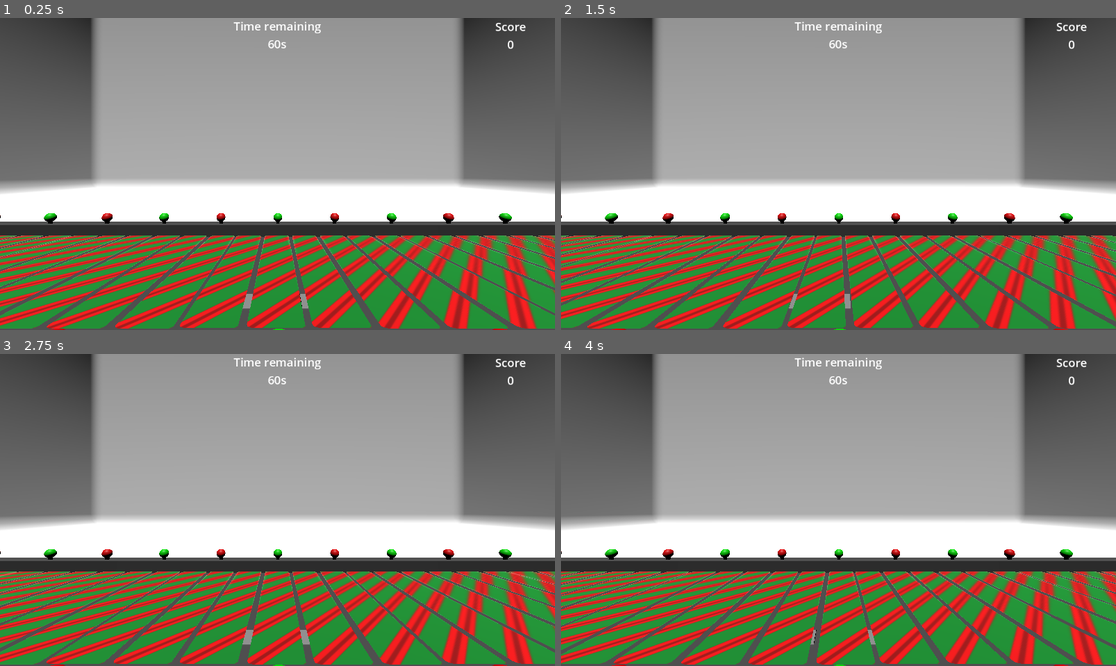
Above: before the commit, frames 1-4 (two rows, left to right).
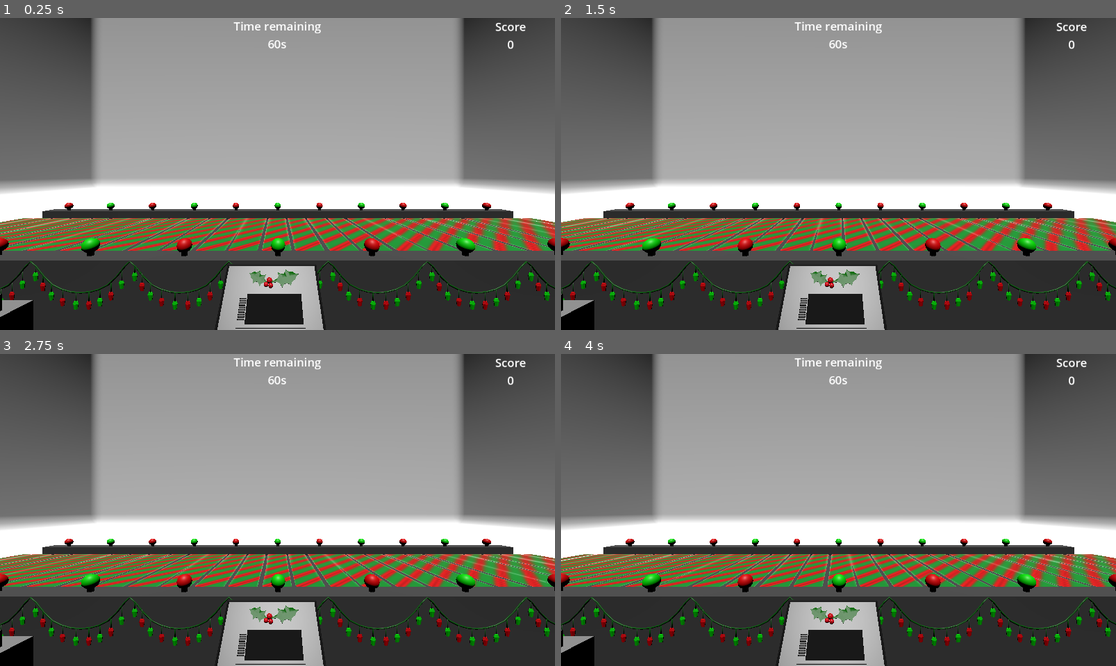
Above: after the commit, the same moments.

Repository: UnhingeDoor/Winter-Jam
Game: Godot game, scene res://Scenes/Main.tscn
The game is run twice, just before and just after one commit, with the same random seed, the same clock (stepped at 60 frames per second) and the same inputs.
Inputs (mouse positions are in pixels of both pictures, inside the frame that each line leads up to):
- Up to frame 1 (0.25 s): no input
- Up to frame 2 (1.5 s): tap Enter at 0.5, 1.35 s; move the mouse to (960, 158) at 0.52 s; hold Enter 0.53-1.28 s; click (960, 158) at 0.67 s; tap Space at 0.77 s; move the mouse to (727, 189) at 1.27 s; click (727, 189) at 1.42 s
- Up to frame 3 (2.75 s): tap Space at 1.52 s; move the mouse to (333, 441) at 2.02 s; hold Enter from 2.03 s (still down); click (333, 441) at 2.17 s
- Up to frame 4 (4 s): tap Space at 2.75, 3.02, 3.77 s; move the mouse to (810, 572) at 2.77 s; release Enter at 2.78 s; tap Enter at 2.85 s; click (810, 572) at 2.92 s; move the mouse to (1005, 556) at 3.52 s; hold Enter from 3.53 s (still down); click (1005, 556) at 3.67 s

The runs differ from the first frame. In frame 1, 37% of the frame differs, in the area x 0-100%, y 59-100%; in frame 2, 37%; in frame 3, 37%; in frame 4, 37%.

Commit message:
Added Button Panel

Diff:
--- a/Scenes/Main.tscn
+++ b/Scenes/Main.tscn
@@ -1,12 +1,13 @@
-[gd_scene load_steps=9 format=3 uid="uid://rrl6e6temvop"]
+[gd_scene load_steps=10 format=3 uid="uid://rrl6e6temvop"]
 
-[ext_resource type="PackedScene" uid="uid://cuxdvqwiaaatv" path="res://Scenes/present.tscn" id="1_mb113"]
-[ext_resource type="PackedScene" uid="uid://1x65lccosvku" path="res://Scenes/player.tscn" id="2_uywyi"]
+[ext_resource type="PackedScene" uid="uid://cuxdvqwiaaatv" path="res://Scenes/Present.tscn" id="1_mb113"]
+[ext_resource type="PackedScene" uid="uid://1x65lccosvku" path="res://Scenes/Player.tscn" id="2_uywyi"]
 [ext_resource type="Script" path="res://Scripts/player_camera.gd" id="3_y4i8p"]
 [ext_resource type="PackedScene" uid="uid://s4oqqr201p7v" path="res://Scenes/user_interface.tscn" id="4_nljwa"]
 [ext_resource type="PackedScene" uid="uid://cu0vb5uk0orc6" path="res://Scenes/conveyor_belt.tscn" id="5_dcnt0"]
 [ext_resource type="PackedScene" uid="uid://cxcjkap0q7536" path="res://Models/SM_Room.glb" id="6_qd2yy"]
-[ext_resource type="PackedScene" uid="uid://bp765iise2bqc" path="res://Scenes/control_panel.tscn" id="7_k4e4r"]
+[ext_resource type="PackedScene" path="res://Scenes/control_panel.tscn" id="7_k4e4r"]
+[ext_resource type="PackedScene" uid="uid://cnagdoi6p82mc" path="res://Models/Buttons table.glb" id="8_51u61"]
 
 [sub_resource type="GDScript" id="GDScript_ud5np"]
 script/source = "extends Node
@@ -75,7 +76,7 @@
 autostart = true
 
 [node name="Conveyor belt" parent="." instance=ExtResource("5_dcnt0")]
-transform = Transform3D(-1, 0, -8.74228e-08, 0, 1, 0, 8.74228e-08, 0, -1, 0, 0, 0)
+transform = Transform3D(-1, 0, -8.74228e-08, 0, 1, 0, 8.74228e-08, 0, -1, 0, 0, -1.32356)
 
 [node name="SM_Room2" parent="." instance=ExtResource("6_qd2yy")]
 transform = Transform3D(-1, 0, -8.74228e-08, 0, 1, 0, 8.74228e-08, 0, -1, 0, 0, 0)
@@ -84,7 +85,10 @@
 transform = Transform3D(1, 0, 0, 0, 0.302486, 0.953154, 0, -0.953154, 0.302486, 0, 0, 0)
 
 [node name="ControlPanel" parent="." instance=ExtResource("7_k4e4r")]
-transform = Transform3D(1, 0, 0, 0, 1, 0, 0, 0, 1, 0, 0.400327, 1.35347)
+transform = Transform3D(1, 0, 0, 0, 1, 0, 0, 0, 1, -2.87862, 0.400327, 1.35347)
+
+[node name="Buttons table" parent="." instance=ExtResource("8_51u61")]
+transform = Transform3D(1, 0, 0, 0, 1, 0, 0, 0, 1, -0.0521483, 0, 1.83136)
 
 [connection signal="present_despawned" from="." to="." method="_on_present_despawned"]
 [connection signal="inspection_exited" from="Present" to="." method="_on_present_inspection_exited"]
Binary file added: Models/Buttons table.glb
Not shown, added: Models/Buttons table.glb.import
